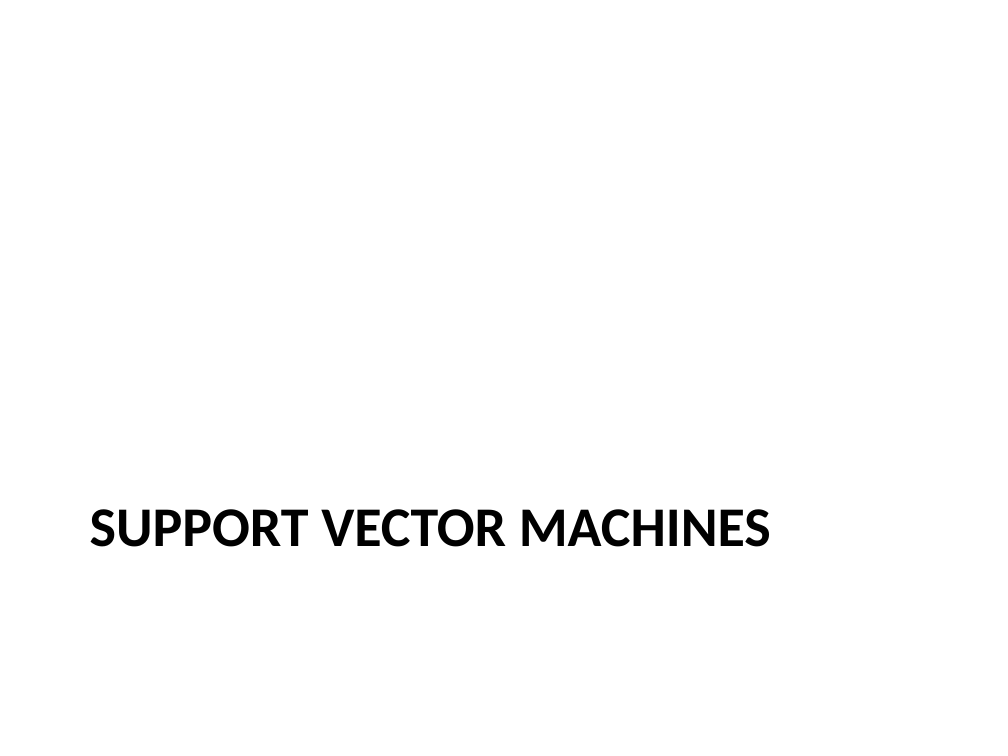
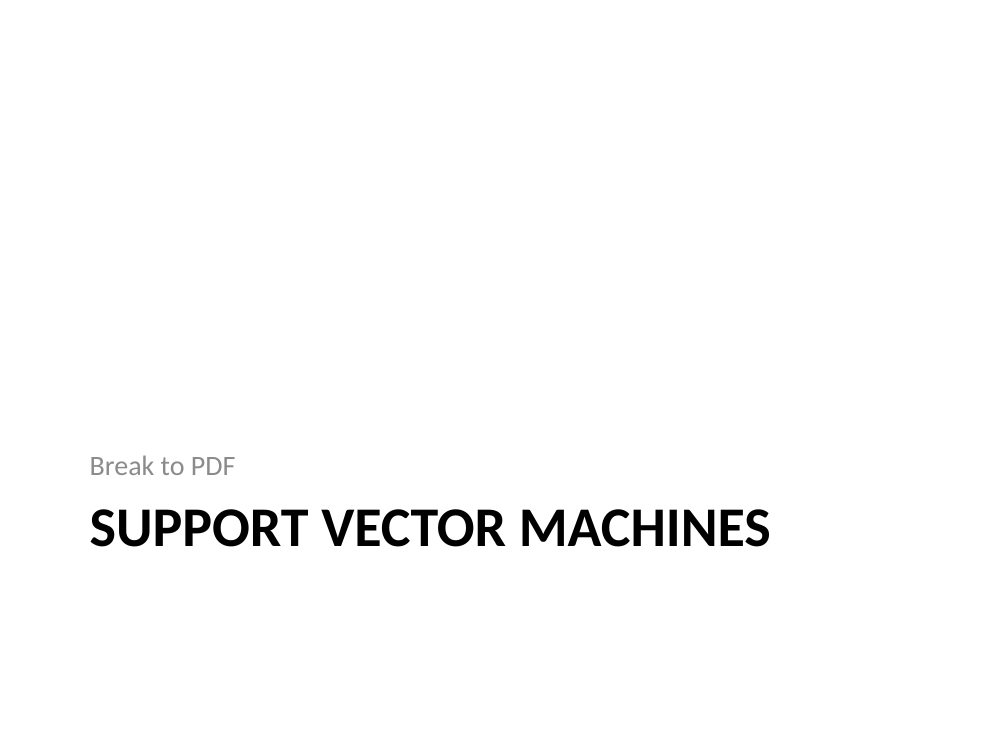
Before and after one commit to allenday/mapr-text-analysis, a slide deck: slide 5 of doc/section5.pptx (slide 3 before the commit). Drawn at 1008x756 pixels with LibreOffice and Linux fonts; fonts in the diff are those of the drawing. Boxes give left, top, right and bottom in pixels: in the first picture for what was removed or moved away, otherwise in the second. Text is boxed around its words. In the diff, an @@ line names an element or a change of style, - is before the commit and + after.

```diff
--- a/doc/section5.pptx
+++ b/doc/section5.pptx
@@ text added at [90, 455, 236, 475], 20 pt, text #8C8C8C @@
+Break to PDF
```
Also in this commit, not shown: 3 slides added, 7 other files.
